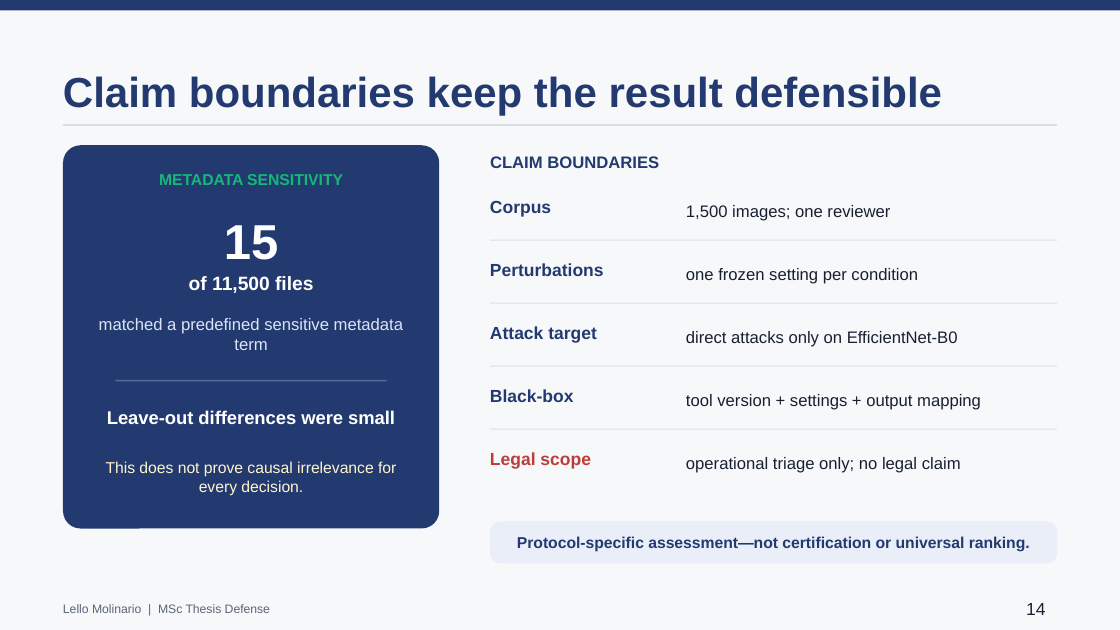
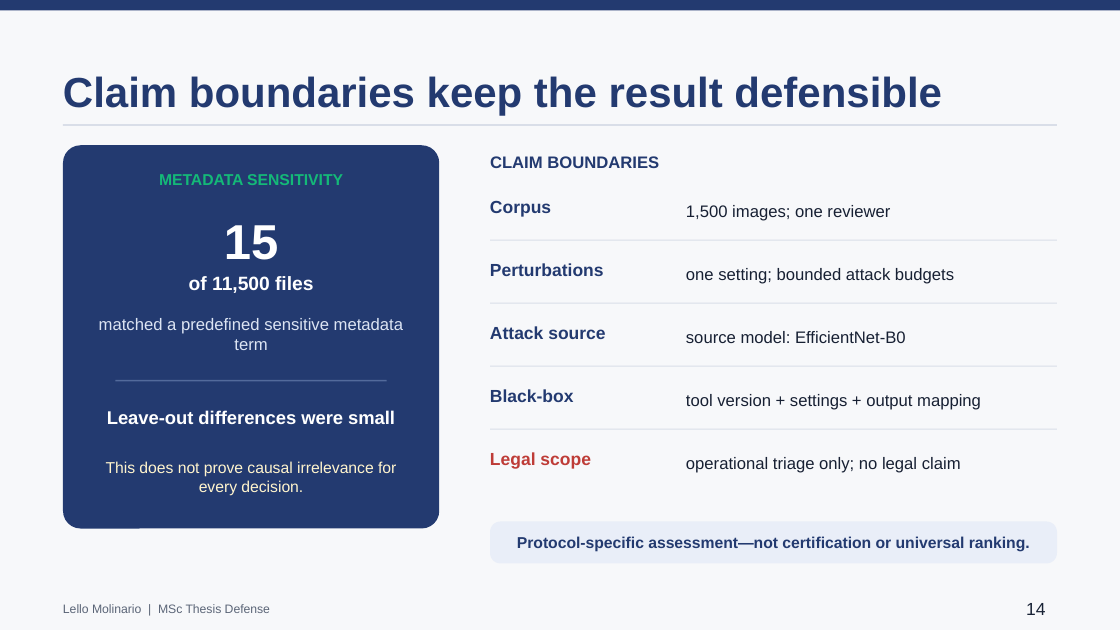
Before and after one commit to lmolinario/Molinario_Thesis_Defense_2026, a slide deck: slide 14 of Molinario_Thesis_Defense_2026.pptx. Drawn at 1120x630 pixels with LibreOffice and Linux fonts; fonts in the diff are those of the drawing. Boxes give left, top, right and bottom in pixels: in the first picture for what was removed or moved away, otherwise in the second. Text is boxed around its words. In the diff, an @@ line names an element or a change of style, - is before the commit and + after.

```diff
--- a/Molinario_Thesis_Defense_2026.pptx
+++ b/Molinario_Thesis_Defense_2026.pptx
@@ text at (686,268,954,284): text changed @@
-one frozen setting per condition
+one setting; bounded attack budgets
@@ text at (490,326,605,339): text changed @@
-Attack target
+Attack source
@@ text at (686,331,906,343): text changed @@
-direct attacks only on EfficientNet-B0
+source model: EfficientNet-B0
```
Also in this commit, not shown: 9 other slides changed, 2 other files.
